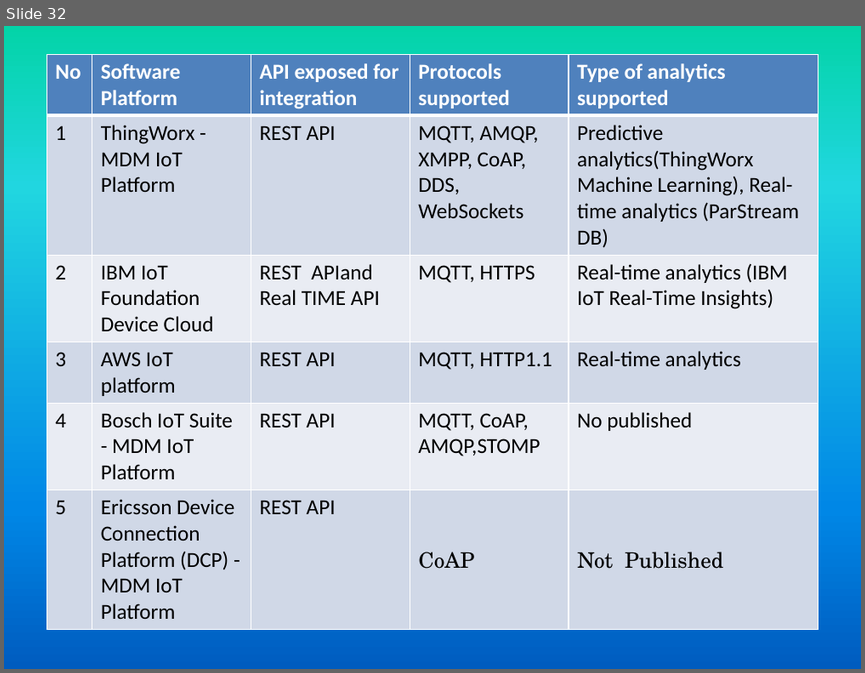
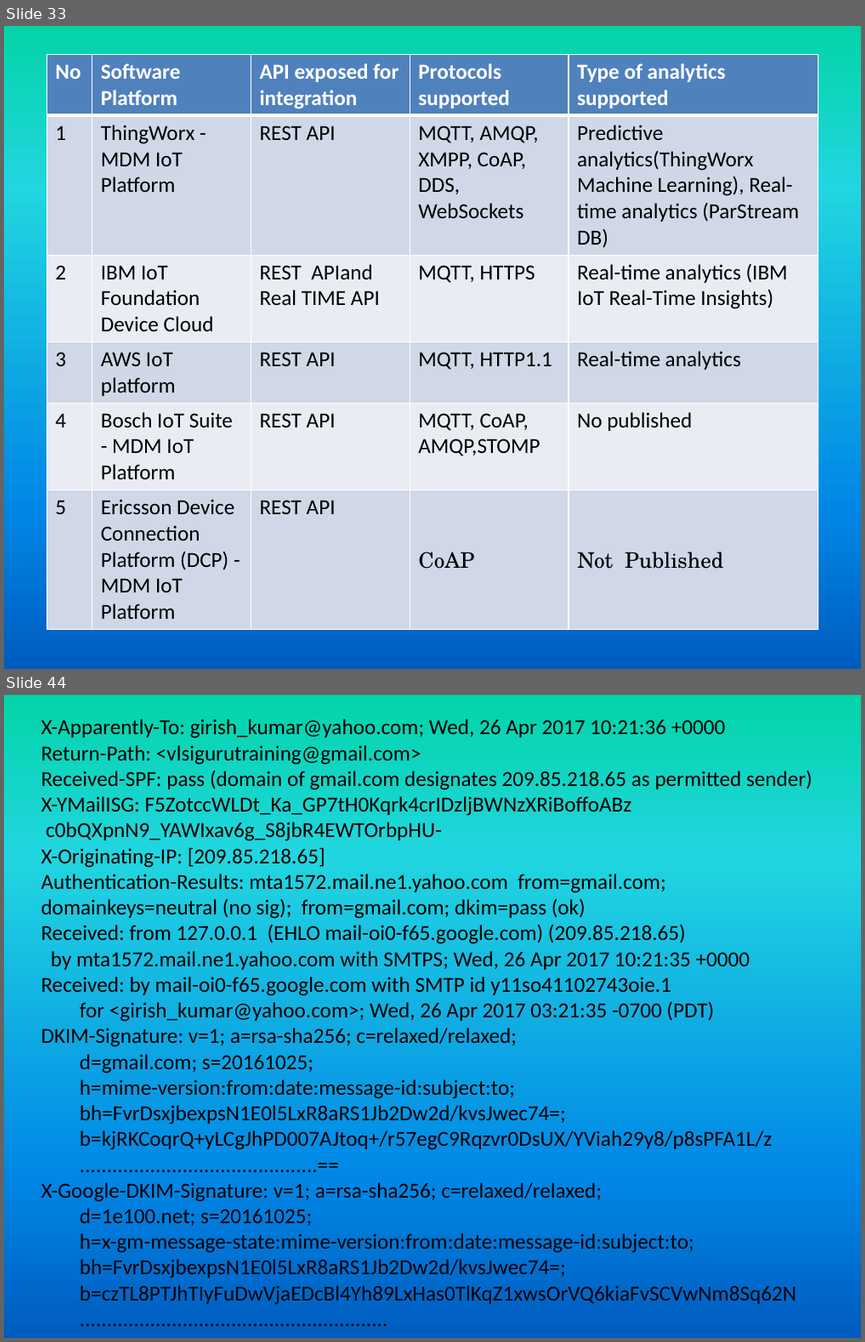
Before and after one commit to girishsukukumar/IOT, a slide deck: IO-1.pptx. Shown one above the other, each under a label of ours: slide 32 before the commit, slides 33 and 44 after it; the slides between them are not shown. The pictures are 865x673 and 865x1342 pixels, drawn with LibreOffice and Linux fonts; fonts in the diff are those of the drawing. Boxes give left, top, right and bottom in pixels: in the first picture for what was removed or moved away, otherwise in the second. Text is boxed around its words. In the diff, an @@ line names an element or a change of style, - is before the commit and + after.

```diff
--- a/IO-1.pptx
+++ b/IO-1.pptx
@@ slide 44 added at [4, 695, 861, 1338], background gradient #03D4A8 to #21D6E0 to #0087E6 to #005CBF @@
@@ text added at [41, 719, 812, 1304], 18 pt, text #000000 @@
+X-Apparently-To: girish_kumar@yahoo.com; Wed, 26 Apr 2017 10:21:36 +0000
+Return-Path: <vlsigurutraining@gmail.com>
+Received-SPF: pass (domain of gmail.com designates 209.85.218.65 as permitted sender)
+X-YMailISG: F5ZotccWLDt_Ka_GP7tH0Kqrk4crIDzljBWNzXRiBoffoABz
+c0bQXpnN9_YAWIxav6g_S8jbR4EWTOrbpHU-
+X-Originating-IP: [209.85.218.65]
+Authentication-Results: mta1572.mail.ne1.yahoo.com from=gmail.com; domainkeys=neutral (no sig); from=gmail.com; dkim=pass (ok)
+Received: from 127.0.0.1 (EHLO mail-oi0-f65.google.com) (209.85.218.65)
+by mta1572.mail.ne1.yahoo.com with SMTPS; Wed, 26 Apr 2017 10:21:35 +0000
+Received: by mail-oi0-f65.google.com with SMTP id y11so41102743oie.1
+for <girish_kumar@yahoo.com>; Wed, 26 Apr 2017 03:21:35 -0700 (PDT)
+DKIM-Signature: v=1; a=rsa-sha256; c=relaxed/relaxed;
+d=gmail.com; s=20161025;
+h=mime-version:from:date:message-id:subject:to;
+bh=FvrDsxjbexpsN1E0l5LxR8aRS1Jb2Dw2d/kvsJwec74=;
+b=kjRKCoqrQ+yLCgJhPD007AJtoq+/r57egC9Rqzvr0DsUX/YViah29y8/p8sPFA1L/z
+............................................==
+X-Google-DKIM-Signature: v=1; a=rsa-sha256; c=relaxed/relaxed;
+d=1e100.net; s=20161025;
+h=x-gm-message-state:mime-version:from:date:message-id:subject:to;
+bh=FvrDsxjbexpsN1E0l5LxR8aRS1Jb2Dw2d/kvsJwec74=;
+b=czTL8PTJhTIyFuDwVjaEDcBl4Yh89LxHas0TlKqZ1xwsOrVQ6kiaFvSCVwNm8Sq62N
+.........................................................
@@ what was slide 32 is now slide 33 @@
```
Also in this commit, not shown: 2 slides changed, 20 other slides added.
